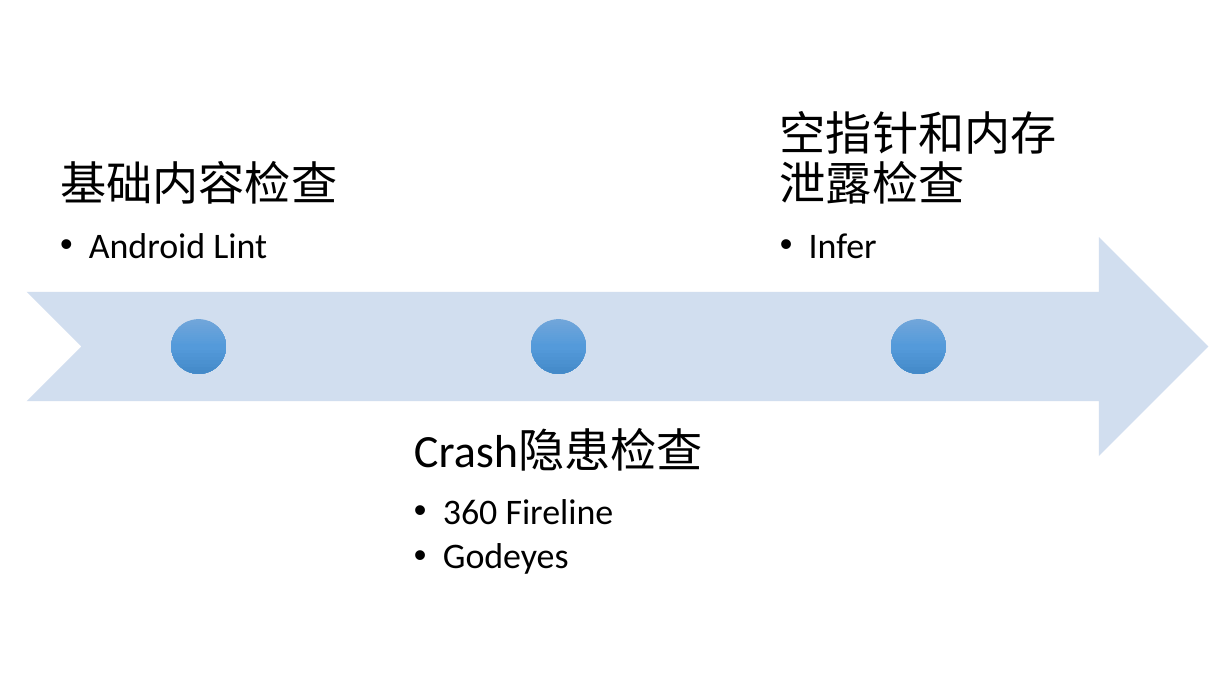
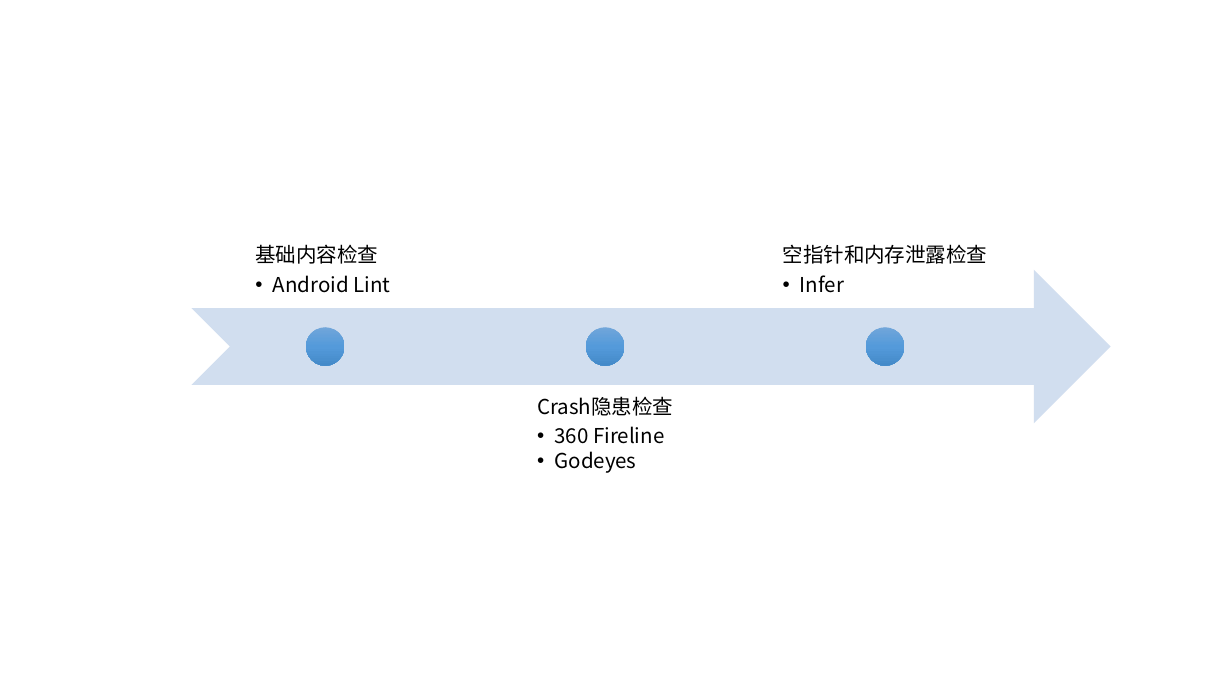
Before and after one commit to MarcusMa/client-code-static-analyze, a slide deck: slide 1 of 绘图.pptx. Drawn at 1232x693 pixels with LibreOffice and Linux fonts; fonts in the diff are those of the drawing. Boxes give left, top, right and bottom in pixels: in the first picture for what was removed or moved away, otherwise in the second. Text is boxed around its words. In the diff, an @@ line names an element or a change of style, - is before the commit and + after.

```diff
--- a/绘图.pptx
+++ b/绘图.pptx
@@ text "基础内容检查" moved from (x1=60, y1=161, x2=337, y2=259) to (x1=255, y1=244, x2=390, y2=293) @@
@@ text "基础内容检查" at (x1=255, y1=244, x2=390, y2=293): size 36 to 16 pt in "基础内容检查"; font Calibri to Noto Sans CJK JP; size 28 to 16 pt in "Android Lint"; less space between paragraphs; indent changed @@
@@ text "空指针和内存泄露检查" moved from (x1=780, y1=111, x2=1057, y2=259) to (x1=783, y1=244, x2=988, y2=293) @@
@@ text "空指针和内存泄露检查" at (x1=783, y1=244, x2=988, y2=293): size 36 to 16 pt in "空指针和内存泄露检查"; font Calibri to Noto Sans CJK JP; size 28 to 16 pt in "Infer"; less space between paragraphs; indent changed @@
@@ notched right arrow resized from (x1=27, y1=237, x2=1209, y2=456) to (x1=191, y1=270, x2=1111, y2=423) @@
@@ ellipse resized from (x1=171, y1=319, x2=226, y2=373) to (x1=306, y1=327, x2=345, y2=366) @@
@@ ellipse resized from (x1=531, y1=319, x2=586, y2=373) to (x1=586, y1=327, x2=625, y2=366) @@
@@ ellipse resized from (x1=891, y1=319, x2=945, y2=373) to (x1=866, y1=327, x2=905, y2=366) @@
@@ text "Crash隐患检查" moved from (x1=414, y1=428, x2=703, y2=574) to (x1=537, y1=396, x2=673, y2=473) @@
@@ text "Crash隐患检查" at (x1=537, y1=396, x2=673, y2=473): size 36 to 16 pt in "Crash隐患检查"; font Calibri to Noto Sans CJK JP; size 28 to 16 pt in "360 Fireline", "Godeyes"; less space between paragraphs; indent changed @@
```
Also in this commit, not shown: 1 slide added, 3 other files.
